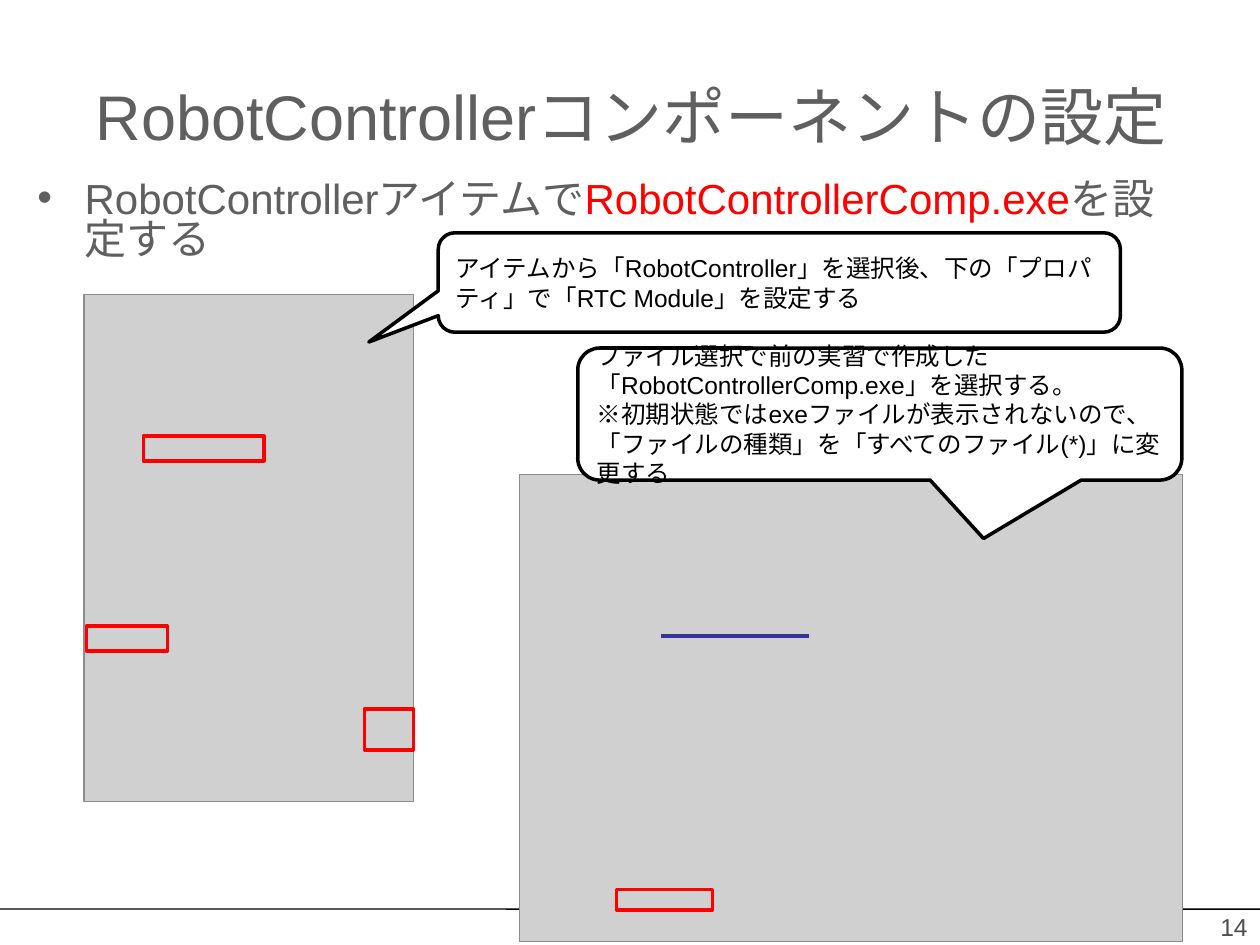
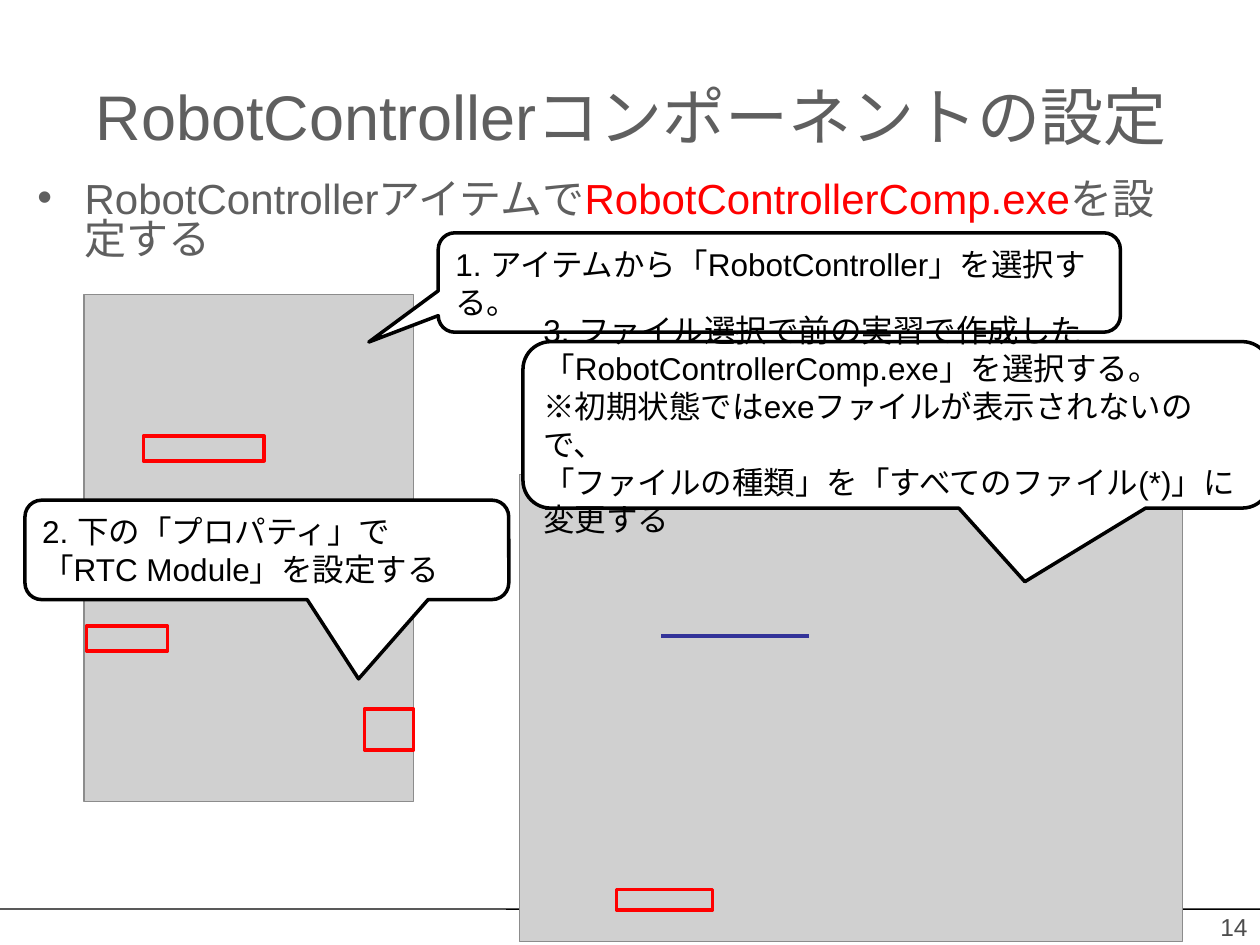
Before and after one commit to OpenRTM/RTM_Tutorial, a slide deck: slide 14 of ppt/Choreonoid入門.pptx. Drawn at 1260x945 pixels with LibreOffice and Linux fonts; fonts in the diff are those of the drawing; grey boxes stand for pictures; background and template pictures are left out. Boxes give left, top, right and bottom in pixels: in the first picture for what was removed or moved away, otherwise in the second. Text is boxed around its words. In the diff, an @@ line names an element or a change of style, - is before the commit and + after.

```diff
--- a/ppt/Choreonoid入門.pptx
+++ b/ppt/Choreonoid入門.pptx
@@ text in rounded speech box at (455,249,1085,316): text changed; size 14 to 18 pt @@
-アイテムから「RobotController」を選択後、下の「プロパティ」で「RTC Module」を設定する
+1. アイテムから「RobotController」を選択する。
@@ rounded speech box "3. ファイル選択で前の実習で作成した": place and size @@
-rounded speech box "3. ファイル選択で前の実習で作成した" at (578,348,1182,480)
+rounded speech box "3. ファイル選択で前の実習で作成した" at (523,341,1260,508)
@@ text in rounded speech box at (543,315,1082,345): text changed; size 14 to 18 pt @@
-ファイル選択で前の実習で作成した
+3. ファイル選択で前の実習で作成した
@@ text in rounded speech box at (543,353,1234,534): size 14 to 18 pt in "「RobotControllerComp.exe」を選択する。", "※初期状態ではexeファイルが表示されないので、", "「ファイルの種類」を「すべてのファイル(*)」に変更する" @@
@@ rounded speech box added at (25,500,509,600), fill #FFFFFF, outline #000000 2 pt, 18 pt, text #000000 @@
+2. 下の「プロパティ」で
+「RTC Module」を設定する
```
Also in this commit, not shown: 15 other slides changed, 32 other files.
